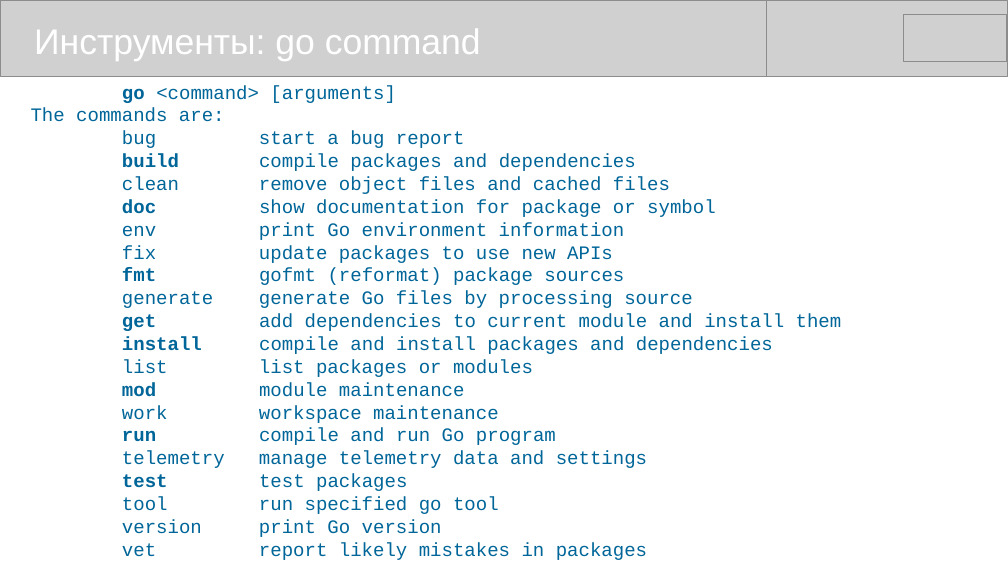
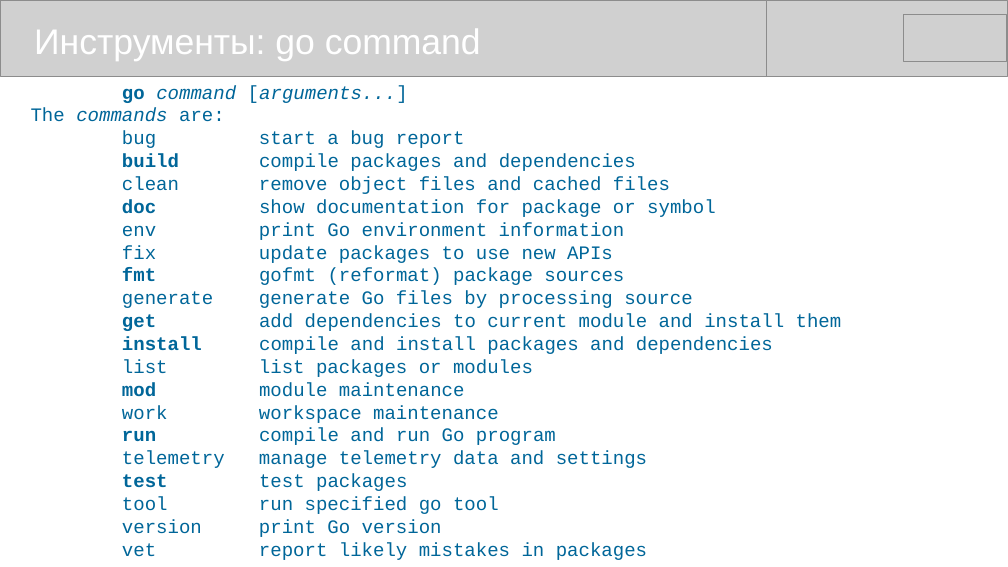
Before and after one commit to mike-shock/Go_language, a slide deck: slide 33 of Go_Review.odp. Drawn at 1008x567 pixels with LibreOffice and Linux fonts; fonts in the diff are those of the drawing; grey boxes stand for pictures. Boxes give left, top, right and bottom in pixels: in the first picture for what was removed or moved away, otherwise in the second. Text is boxed around its words. In the diff, an @@ line names an element or a change of style, - is before the commit and + after.

```diff
--- a/Go_Review.odp
+++ b/Go_Review.odp
@@ text at (122, 85, 408, 103): text changed; italic on @@
-go <command> [arguments]
+go command [arguments...]
@@ text at (31, 108, 225, 122): italic on in "commands" @@
```
Also in this commit, not shown: 5 other slides changed, 1 slide added, 2 other files.
